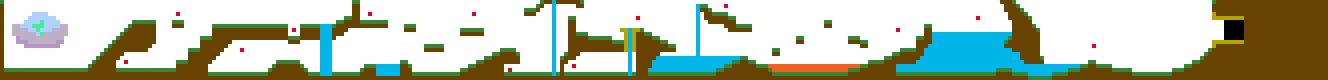
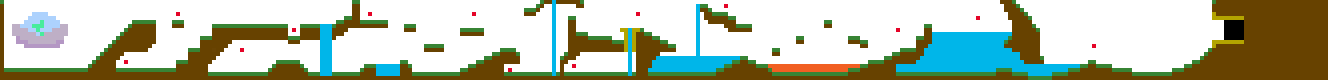
The second (1328, 80) image is a revision of the first. Changes to its layers:
painted on "Objectives" over left=636, top=12, right=640, bottom=20
